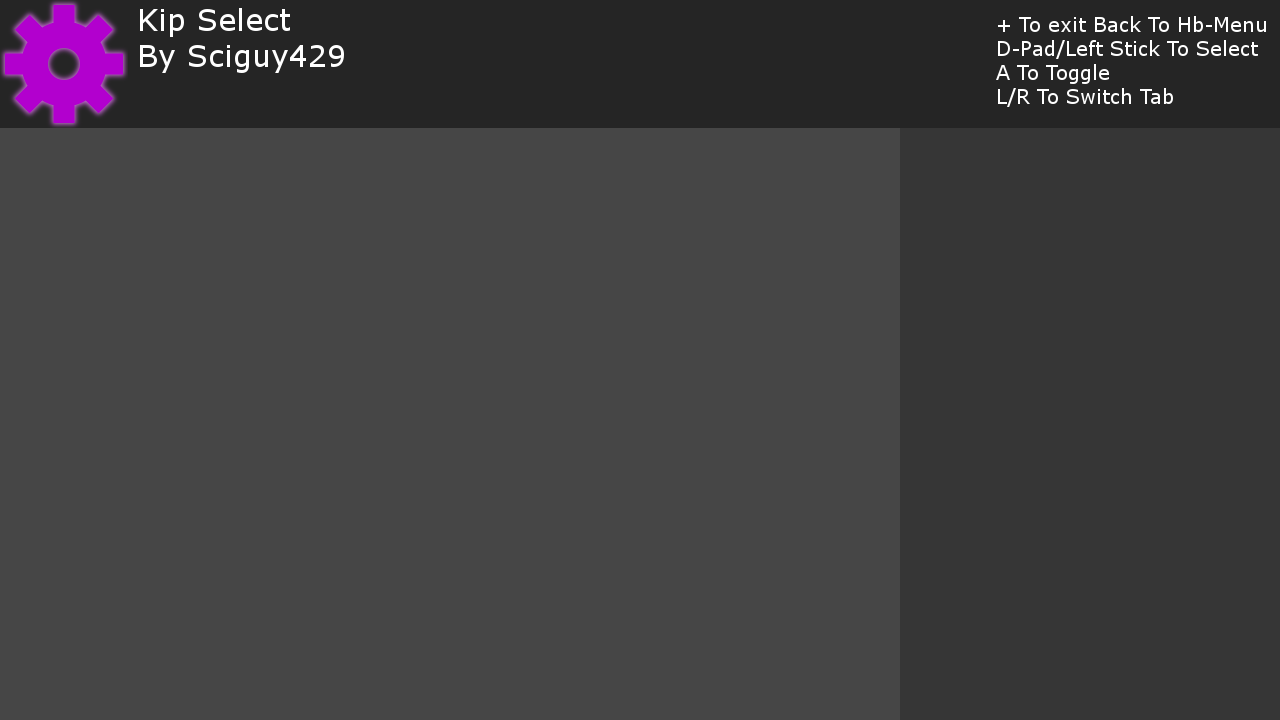
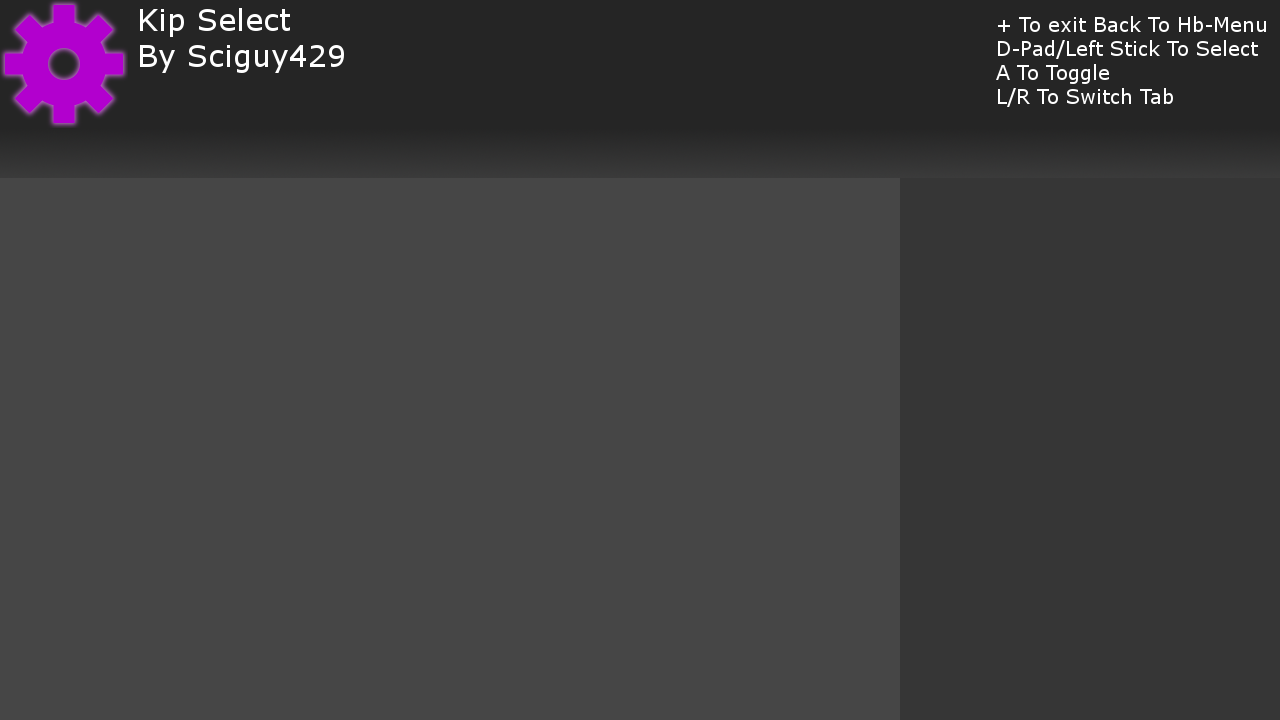
The second 1280×720 image is a revision of the first. Changes to its layers:
painted on "Background" over [0, 128, 1280, 178]
